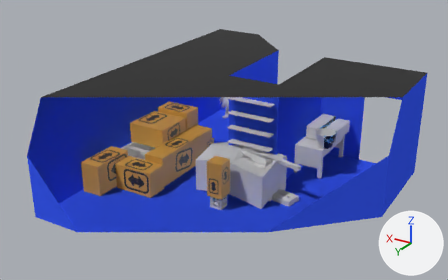
An edit to the Blender file Art/2nd room bin.blend, drawn before and after from the same camera.
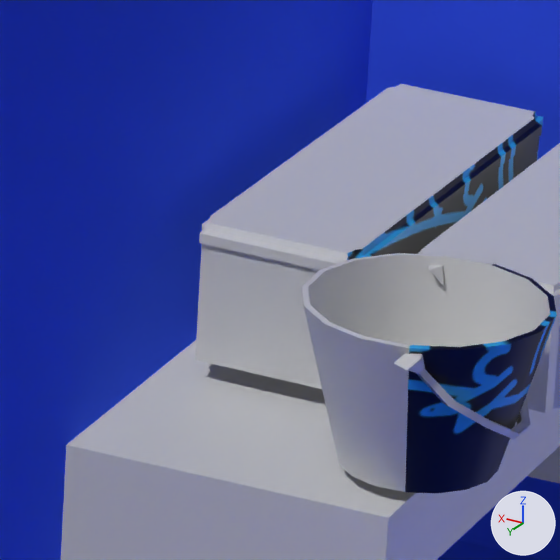
The first picture shows the older version from a camera (50 mm lens) standing at (-2.41, 11.18, 5.32) and looking at (2.91, 2.31, 0.88). The close-ups show both versions on the part from 65% to 75% of the width and 38% to 55% of the height of that picture; other places that the commit changed are outside them. The lights are fixed; the arrows at lower right show +X, +Y and +Z. Everything nearer to the camera than a plane just in front of the edit is cut away.
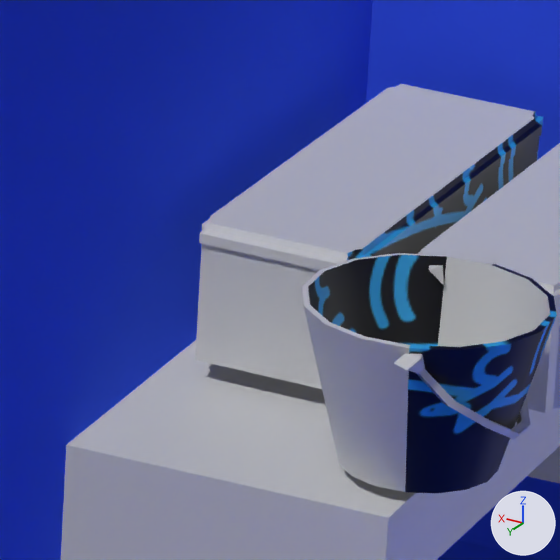
What changed in the scene script:
```text
Change me_cylinder:
    where me_cylinder.from_pydata(...)  # 110 vertices, 102 faces; spans x -0.202..0.202, y -0.219..0.217, z 0.0..0.405
    used by ob_cylinder; parent = ob_empty_001; location = (3.411, 1.712, 0.604); rotation_euler = (0.0, 0.0, -1.395), in degrees (0, 0, -80); scale = (1.0, 1.0, 0.687)
    me_cylinder part 1: all 8 faces centred in x -0.151..0.03, y -0.128..0.151, z 0.206 switch from mat_nofish (white #e7e7e7) to mat_fish (picture img_fish_png)
```

Where the change shows, as pixel boxes (x1, y1, x2, y2) in the close-ups (560 x 560 px):
part 1 of me_cylinder, recoloured: (308, 255, 447, 346) in both
